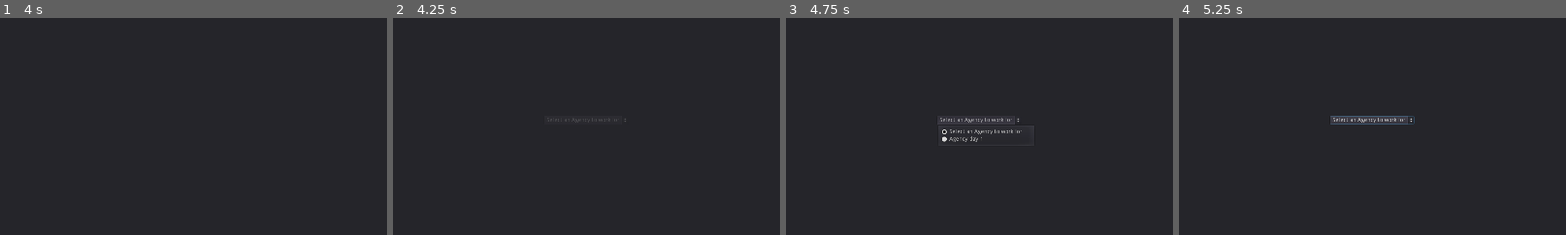
Above: before the commit, frames 1-4 (left to right).
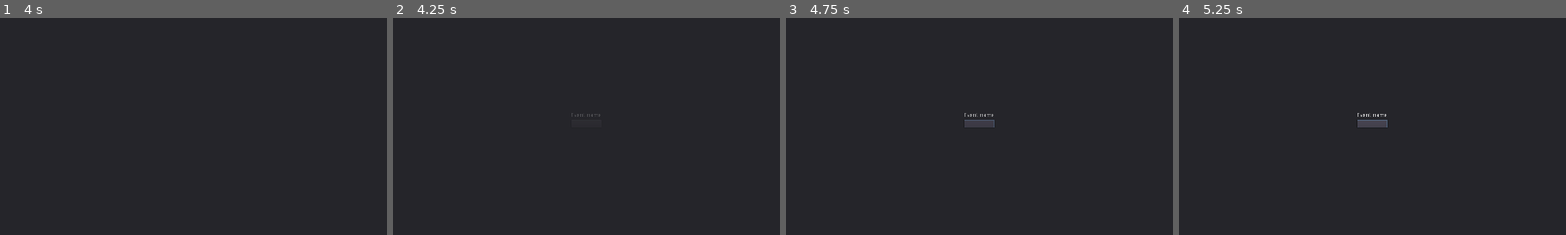
Above: after the commit, the same moments.

Repository: RisingThumb/GMTKJoinedTogether
Game: Godot game, scene res://Scenes/Game.tscn
Same seed, same stepped clock (60 frames per second), same inputs: the game is played once before the commit and once after it. The engine's default icon, where the game draws it, is replaced by a stand-in: a white triangle on a blue panel in a dark square.
Inputs (mouse positions are % of the whole screen's width and height, from its top left):
- Up to frame 1 (4 s): tap Enter at 0.5, 2, 3.5 s; tap Space at 1.25, 2.75 s
- Up to frame 2 (4.25 s): no input
- Up to frame 3 (4.75 s): click (50, 51) at 4.27 s
- Up to frame 4 (5.25 s): click (50, 50) at 5 s, where only the run before the commit has a clickable "Select an Agency to work for"
The pictures show only the part of the screen within x 25-75%, y 27-76%; the shares and areas given below are measured in that part.

Frame 1 is identical in both runs. In frame 2, less than 0.1% of the frame differs, in the area x 39-61%, y 43-49%; in frame 3, 0.6%; in frame 4, 0.8%, in the area x 39-61%, y 43-51%.

Commit message:
Change for urls

Diff:
--- a/Scenes/Game.tscn
+++ b/Scenes/Game.tscn
@@ -149,54 +149,106 @@
 "values": [ true, false ]
 }
 tracks/2/type = "value"
-tracks/2/path = NodePath("AgencyPanel:visible")
+tracks/2/path = NodePath("AgencyPanel/CenterContainer/OptionButton:disabled")
 tracks/2/interp = 1
 tracks/2/loop_wrap = true
 tracks/2/imported = false
 tracks/2/enabled = true
 tracks/2/keys = {
-"times": PoolRealArray( 3, 4 ),
-"transitions": PoolRealArray( 1, 1 ),
-"update": 1,
-"values": [ false, true ]
-}
-tracks/3/type = "value"
-tracks/3/path = NodePath("AgencyPanel:modulate")
+"times": PoolRealArray( 0.5 ),
+"transitions": PoolRealArray( 1 ),
+"update": 1,
+"values": [ false ]
+}
+tracks/3/type = "method"
+tracks/3/path = NodePath(".")
 tracks/3/interp = 1
 tracks/3/loop_wrap = true
 tracks/3/imported = false
 tracks/3/enabled = true
 tracks/3/keys = {
-"times": PoolRealArray( 4, 5 ),
-"transitions": PoolRealArray( 1, 1 ),
-"update": 0,
-"values": [ Color( 1, 1, 1, 0 ), Color( 1, 1, 1, 1 ) ]
-}
-tracks/4/type = "value"
-tracks/4/path = NodePath("AgencyPanel/CenterContainer/OptionButton:disabled")
-tracks/4/interp = 1
-tracks/4/loop_wrap = true
-tracks/4/imported = false
-tracks/4/enabled = true
-tracks/4/keys = {
-"times": PoolRealArray( 0.5 ),
-"transitions": PoolRealArray( 1 ),
-"update": 1,
-"values": [ false ]
-}
-tracks/5/type = "method"
-tracks/5/path = NodePath(".")
-tracks/5/interp = 1
-tracks/5/loop_wrap = true
-tracks/5/imported = false
-tracks/5/enabled = true
-tracks/5/keys = {
 "times": PoolRealArray( 0.5 ),
 "transitions": PoolRealArray( 1 ),
 "values": [ {
 "args": [  ],
 "method": "setupAgenciesAvailable"
 } ]
+}
+tracks/4/type = "value"
+tracks/4/path = NodePath("EventPanel:visible")
+tracks/4/interp = 1
+tracks/4/loop_wrap = true
+tracks/4/imported = false
+tracks/4/enabled = true
+tracks/4/keys = {
+"times": PoolRealArray( 0, 4 ),
+"transitions": PoolRealArray( 1, 1 ),
+"update": 1,
+"values": [ false, true ]
+}
+tracks/5/type = "value"
+tracks/5/path = NodePath("EventPanel:modulate")
+tracks/5/interp = 1
+tracks/5/loop_wrap = true
+tracks/5/imported = false
+tracks/5/enabled = true
+tracks/5/keys = {
+"times": PoolRealArray( 4, 5 ),
+"transitions": PoolRealArray( 1, 1 ),
+"update": 0,
+"values": [ Color( 1, 1, 1, 0 ), Color( 1, 1, 1, 1 ) ]
+}
+
+[sub_resource type="Animation" id=5]
+resource_name = "EventPanelFadeOut"
+length = 2.0
+tracks/0/type = "value"
+tracks/0/path = NodePath("EventPanel:visible")
+tracks/0/interp = 1
+tracks/0/loop_wrap = true
+tracks/0/imported = false
+tracks/0/enabled = true
+tracks/0/keys = {
+"times": PoolRealArray( 0, 1 ),
+"transitions": PoolRealArray( 1, 1 ),
+"update": 1,
+"values": [ true, false ]
+}
+tracks/1/type = "value"
+tracks/1/path = NodePath("AgencyPanel:visible")
+tracks/1/interp = 1
+tracks/1/loop_wrap = true
+tracks/1/imported = false
+tracks/1/enabled = true
+tracks/1/keys = {
+"times": PoolRealArray( 0, 1 ),
+"transitions": PoolRealArray( 1, 1 ),
+"update": 1,
+"values": [ false, true ]
+}
+tracks/2/type = "value"
+tracks/2/path = NodePath("AgencyPanel:modulate")
+tracks/2/interp = 1
+tracks/2/loop_wrap = true
+tracks/2/imported = false
+tracks/2/enabled = true
+tracks/2/keys = {
+"times": PoolRealArray( 1, 2 ),
+"transitions": PoolRealArray( 1, 1 ),
+"update": 0,
+"values": [ Color( 1, 1, 1, 0 ), Color( 1, 1, 1, 1 ) ]
+}
+tracks/3/type = "value"
+tracks/3/path = NodePath("EventPanel:modulate")
+tracks/3/interp = 1
+tracks/3/loop_wrap = true
+tracks/3/imported = false
+tracks/3/enabled = true
+tracks/3/keys = {
+"times": PoolRealArray( 0, 1 ),
+"transitions": PoolRealArray( 1, 1 ),
+"update": 0,
+"values": [ Color( 1, 1, 1, 1 ), Color( 1, 1, 1, 0 ) ]
 }
 
 [sub_resource type="Animation" id=4]
@@ -266,6 +318,7 @@
 }
 
 [node name="DayPanel" type="Panel" parent="."]
+visible = false
 modulate = Color( 1, 1, 1, 0 )
 anchor_right = 1.0
 anchor_bottom = 1.0
@@ -285,7 +338,39 @@
 text = "Day 1"
 script = ExtResource( 1 )
 
+[node name="EventPanel" type="Panel" parent="."]
+anchor_right = 1.0
+anchor_bottom = 1.0
+__meta__ = {
+"_edit_use_anchors_": false
+}
+
+[node name="CenterContainer" type="CenterContainer" parent="EventPanel"]
+anchor_right = 1.0
+anchor_bottom = 1.0
+__meta__ = {
+"_edit_use_anchors_": false
+}
+
+[node name="VBoxContainer" type="VBoxContainer" parent="EventPanel/CenterContainer"]
+margin_left = 922.0
+margin_top = 521.0
+margin_right = 997.0
+margin_bottom = 559.0
+
+[node name="EventLabel" type="Label" parent="EventPanel/CenterContainer/VBoxContainer"]
+margin_right = 75.0
+margin_bottom = 14.0
+text = "Event name"
+
+[node name="Button" type="Button" parent="EventPanel/CenterContainer/VBoxContainer"]
+margin_top = 18.0
+margin_right = 75.0
+margin_bottom = 38.0
+
 [node name="AgencyPanel" type="Panel" parent="."]
+visible = false
+modulate = Color( 1, 1, 1, 0 )
 anchor_right = 1.0
 anchor_bottom = 1.0
 __meta__ = {
@@ -490,6 +575,7 @@
 anims/AgencyPanelFadeOut = SubResource( 1 )
 anims/BillFadeout = SubResource( 2 )
 anims/DayPanelFadeOut = SubResource( 3 )
+anims/EventPanelFadeOut = SubResource( 5 )
 anims/NewspaperCreationPanelFadeOut = SubResource( 4 )
 
 [connection signal="item_selected" from="AgencyPanel/CenterContainer/OptionButton" to="." method="_on_OptionButton_item_selected"]
--- a/Scripts/Game.gd
+++ b/Scripts/Game.gd
@@ -34,7 +34,7 @@
 	# populate this guy
 	var titles = ["Big chungus, has fungus"]
 	var texts = ["Big chungus has escaped, be careful"]
-	var images = [load("res://icon.png")]
+	var images = ["res://icon.png"]
 	var captions = ["Colorised: Chungal Fungi"]
 	var studies = ["10% liklihood of making a chungus big"]
 
@@ -43,7 +43,7 @@
 	for text in texts:
 		textChoice.add_item(text)
 	for image in images:
-		imageChoice.add_icon_item(image, "")
+		imageChoice.add_icon_item(load(image), "")
 	for caption in captions:
 		captionChoice.add_item(caption)
 	for study in studies:
Not shown: 1 places in Scenes/Game.tscn that only renumber resources
